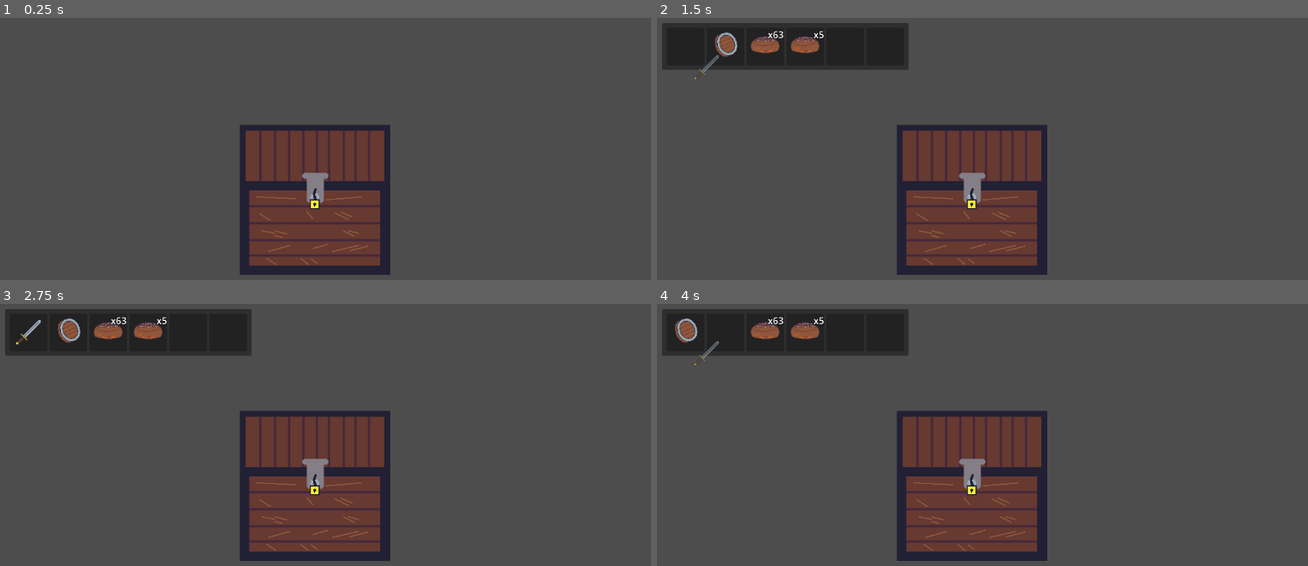
Above: before the commit, frames 1-4 (two rows, left to right).
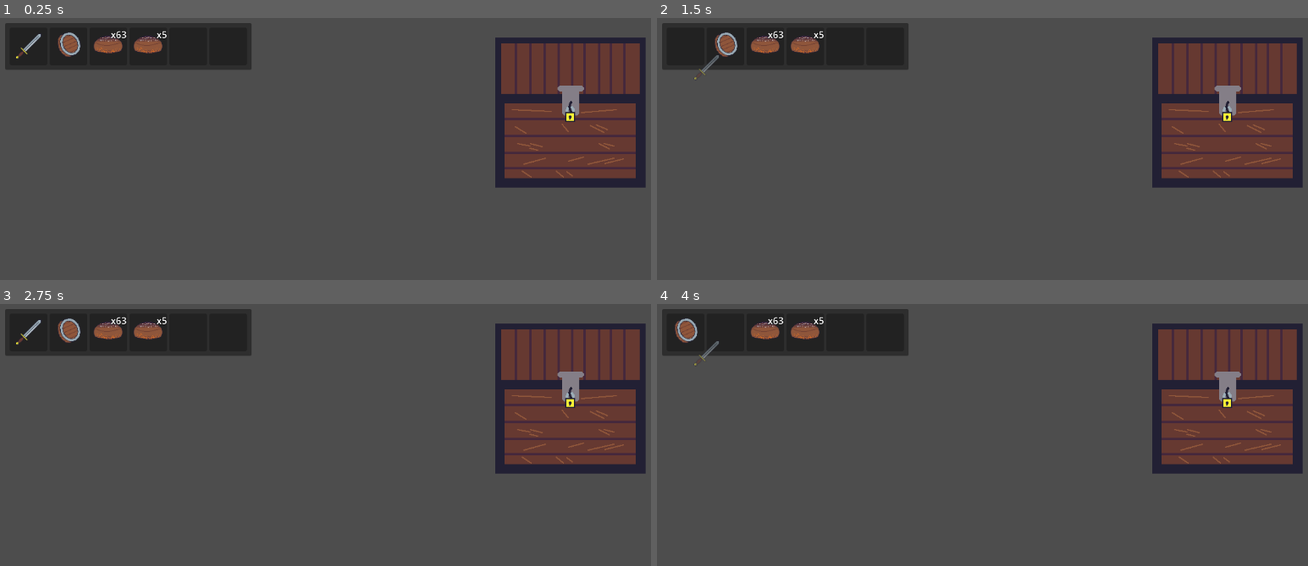
Above: after the commit, the same moments.

Repository: QGeeDev/CraftVentory2D
Game: Godot game, scene res://examples/ExampleScene.tscn
The game is run twice, just before and just after one commit, with the same random seed, the same clock (stepped at 60 frames per second) and the same inputs.
Inputs (mouse positions are in pixels of both pictures, inside the frame that each line leads up to):
- Up to frame 1 (0.25 s): no input
- Up to frame 2 (1.5 s): tap Enter at 0.5 s; move the mouse to (969, 198) at 0.52 s; click (969, 198) at 0.67 s; tap Space at 1.25 s; move the mouse to (683, 46) at 1.27 s; click (683, 46) at 1.42 s
- Up to frame 3 (2.75 s): tap Enter at 2 s; click (26, 332) at 2.17 s
- Up to frame 4 (4 s): tap Space at 2.75 s; move the mouse to (728, 332) at 2.77 s; click (728, 332) at 2.92 s; tap Enter at 3.5 s; move the mouse to (683, 332) at 3.52 s; click (683, 332) at 3.67 s

The runs differ from the first frame. In frame 1, 33% of the frame differs, in the area x 0-100%, y 1-99%; in frame 2, 26%; in frame 3, 26%; in frame 4, 26%.

Commit message:
Working on connecting multiple inventories

Diff:
--- a/examples/ExampleScene.gd
+++ b/examples/ExampleScene.gd
@@ -1,14 +1,13 @@
 extends Node2D
 
-@onready var inventory_interface: Control = $UI/InventoryInterface
-@onready var loot_chest: Node2D = $LootChest
+@onready var inventory_interface: Control = $UI/PlayerInventoryInterface
+@onready var player_data = $PlayerData
 
 
 
 # Called when the node enters the scene tree for the first time.
 func _ready():
-	loot_chest.toggle_inventory_visible.connect(toggle_inventory_view)
-	inventory_interface.set_inventory_data(loot_chest.inventory_data)
+	inventory_interface.set_inventory_data(player_data.inventory_data)
 
 
 func toggle_inventory_view() -> void:
--- a/examples/ExampleScene.tscn
+++ b/examples/ExampleScene.tscn
@@ -6,18 +6,20 @@
 [ext_resource type="PackedScene" uid="uid://6hllgdw8u3y4" path="res://examples/LootChest.tscn" id="2_ump08"]
 [ext_resource type="Resource" uid="uid://0l3f11er74q8" path="res://examples/resources/inventory/ExampleInventory.tres" id="3_ctrg2"]
 [ext_resource type="PackedScene" uid="uid://bpq22f1kj6b75" path="res://scenes/InventorySlot.tscn" id="4_ckncq"]
-[ext_resource type="Texture2D" uid="uid://dwb280vij5h6g" path="res://examples/resources/textures/Chest.png" id="6_yt2xr"]
+[ext_resource type="Script" path="res://data/inventory/inventory_data.gd" id="6_neu8q"]
+[ext_resource type="Script" path="res://examples/PlayerData.gd" id="8_3n3da"]
 
-[sub_resource type="RectangleShape2D" id="RectangleShape2D_5vofo"]
-size = Vector2(256, 256)
+[sub_resource type="Resource" id="Resource_2c88t"]
+script = ExtResource("6_neu8q")
+inventory_slots = Array[Resource("res://data/inventory/inventory_slot.gd")]([])
 
 [node name="ExampleScene" type="Node2D"]
+position = Vector2(1102, 149)
 script = ExtResource("1_lm27m")
 
 [node name="UI" type="CanvasLayer" parent="."]
 
-[node name="InventoryInterface" type="Control" parent="UI"]
-visible = false
+[node name="PlayerInventoryInterface" type="Control" parent="UI"]
 layout_mode = 3
 anchors_preset = 15
 anchor_right = 1.0
@@ -26,15 +28,14 @@
 grow_vertical = 2
 script = ExtResource("2_6i7ey")
 
-[node name="Inventory" parent="UI/InventoryInterface" instance=ExtResource("1_sd6cw")]
+[node name="Inventory" parent="UI/PlayerInventoryInterface" instance=ExtResource("1_sd6cw")]
 layout_mode = 0
 offset_left = 10.0
 offset_top = 10.0
 offset_right = 26.0
 offset_bottom = 26.0
 
-[node name="SelectedSlot" parent="UI/InventoryInterface" instance=ExtResource("4_ckncq")]
-visible = false
+[node name="SelectedSlot" parent="UI/PlayerInventoryInterface" instance=ExtResource("4_ckncq")]
 modulate = Color(1, 1, 1, 0.498039)
 self_modulate = Color(1, 1, 1, 0)
 layout_mode = 2
@@ -44,15 +45,9 @@
 offset_bottom = 74.0
 
 [node name="LootChest" parent="." instance=ExtResource("2_ump08")]
+position = Vector2(-129, 14)
+inventory_data = SubResource("Resource_2c88t")
+
+[node name="PlayerData" type="Node" parent="."]
+script = ExtResource("8_3n3da")
 inventory_data = ExtResource("3_ctrg2")
-
-[node name="Sprite2D" type="Sprite2D" parent="LootChest"]
-position = Vector2(538, 312)
-texture = ExtResource("6_yt2xr")
-
-[node name="Area2D" type="Area2D" parent="LootChest/Sprite2D"]
-
-[node name="CollisionShape2D" type="CollisionShape2D" parent="LootChest/Sprite2D/Area2D"]
-shape = SubResource("RectangleShape2D_5vofo")
-
-[connection signal="input_event" from="LootChest/Sprite2D/Area2D" to="LootChest" method="_on_area_2d_input_event"]
--- a/examples/LootChest.tscn
+++ b/examples/LootChest.tscn
@@ -1,6 +1,18 @@
-[gd_scene load_steps=2 format=3 uid="uid://6hllgdw8u3y4"]
+[gd_scene load_steps=4 format=3 uid="uid://6hllgdw8u3y4"]
 
 [ext_resource type="Script" path="res://examples/LootChest.gd" id="1_d2sp8"]
+[ext_resource type="Texture2D" uid="uid://dwb280vij5h6g" path="res://examples/resources/textures/Chest.png" id="2_yxafr"]
+
+[sub_resource type="RectangleShape2D" id="RectangleShape2D_m6k3s"]
+size = Vector2(256, 256)
 
 [node name="LootChest" type="Node2D"]
 script = ExtResource("1_d2sp8")
+
+[node name="Sprite2D" type="Sprite2D" parent="."]
+texture = ExtResource("2_yxafr")
+
+[node name="Area2D" type="Area2D" parent="Sprite2D"]
+
+[node name="CollisionShape2D" type="CollisionShape2D" parent="Sprite2D/Area2D"]
+shape = SubResource("RectangleShape2D_m6k3s")
--- /dev/null
+++ b/examples/PlayerData.gd
@@ -0,0 +1,3 @@
+extends Node
+
+@export var inventory_data: InventoryData
Not shown: 1 places in examples/ExampleScene.tscn that only renumber resources
Binary file added: examples/resources/textures/Chest_small.png
Not shown, added: examples/resources/textures/Chest_small.png.import
